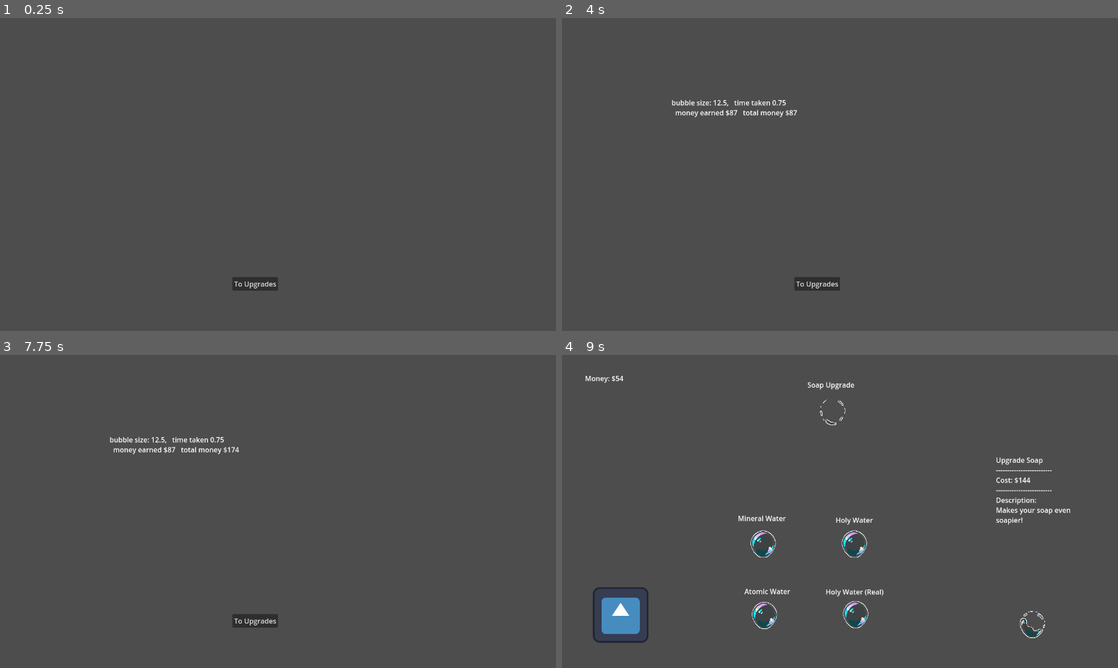
Above: before the commit, frames 1-4 (two rows, left to right).
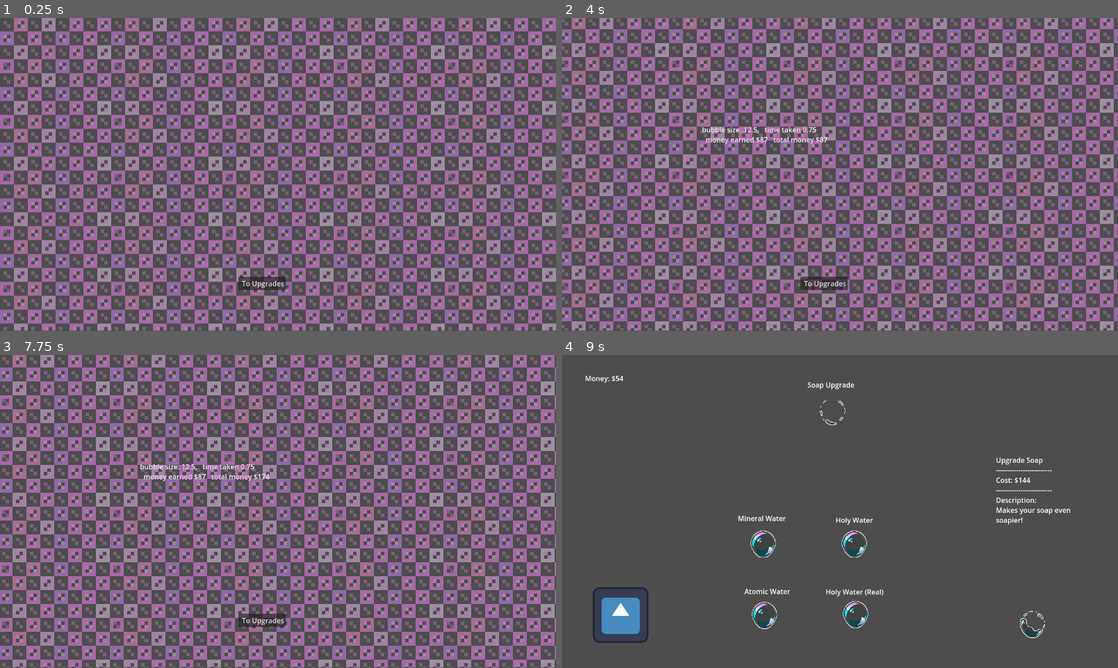
Above: after the commit, the same moments.

Repository: Topech/gamejam2025
Game: Godot game, scene res://round_scoreboard.tscn
Same seed, same stepped clock (60 frames per second), same inputs: the game is played once before the commit and once after it. This scene is started directly instead of the project's main scene. The engine's default icon, where the game draws it, is replaced by a stand-in: a white triangle on a blue panel in a dark square. Sound files missing from this copy of the repository are replaced by a short silence.
Inputs (mouse positions are in pixels of both pictures, inside the frame that each line leads up to):
- Up to frame 1 (0.25 s): no input
- Up to frame 2 (4 s): click "To Upgrades" at 0.5 s; click (623, 277) at 1.25 s; click "Blow" at 2 s; click "Stop" at 2.75 s; tap Enter at 3.5 s; move the mouse to (962, 158) at 3.52 s
- Up to frame 3 (7.75 s): click "To Upgrades" at 4.25 s; click (61, 614) at 5 s; click "Blow" at 5.75 s; click "Stop" at 6.5 s; move the mouse to (166, 527) at 7.27 s
- Up to frame 4 (9 s): click "To Upgrades" at 8 s; click (1034, 624) at 8.75 s

The runs differ from the first frame. In frame 1, 54% of the frame differs, in the area x 0-100%, y 0-100%; in frame 2, 50%; in frame 3, 50%; in frame 4, nothing differs.
Error in both runs: Invalid access to property or key 'time_taken' on a base object of type 'Nil'. (res://round_scoreboard.gd:17)

Commit message:
round scoreboard

Diff:
--- a/round_scoreboard.tscn
+++ b/round_scoreboard.tscn
@@ -1,6 +1,14 @@
-[gd_scene load_steps=2 format=3 uid="uid://otsn0t6n3dkd"]
+[gd_scene load_steps=6 format=3 uid="uid://mumw4l40dd53"]
 
 [ext_resource type="Script" path="res://round_scoreboard.gd" id="1_02xr5"]
+[ext_resource type="Shader" path="res://scroll.gdshader" id="2_fpbh5"]
+[ext_resource type="Texture2D" uid="uid://p66r43g3wipq" path="res://Assets/Backgrounds/MainMenu_8_Large_Transparent.png" id="3_hgspi"]
+
+[sub_resource type="ShaderMaterial" id="ShaderMaterial_onmkt"]
+resource_local_to_scene = true
+shader = ExtResource("2_fpbh5")
+
+[sub_resource type="ViewportTexture" id="ViewportTexture_qvtr6"]
 
 [node name="RoundScoreboard" type="Control"]
 layout_mode = 3
@@ -13,17 +21,31 @@
 
 [node name="RichTextLabel" type="RichTextLabel" parent="."]
 layout_mode = 0
-offset_left = 248.0
-offset_top = 183.0
-offset_right = 994.0
-offset_bottom = 538.0
+offset_left = 318.0
+offset_top = 245.0
+offset_right = 911.0
+offset_bottom = 379.0
+
+[node name="TextureRect" type="TextureRect" parent="."]
+material = SubResource("ShaderMaterial_onmkt")
+layout_mode = 1
+anchors_preset = 15
+anchor_right = 1.0
+anchor_bottom = 1.0
+offset_top = -1.0
+offset_bottom = -1.0
+grow_horizontal = 2
+grow_vertical = 2
+texture = ExtResource("3_hgspi")
+stretch_mode = 1
 
 [node name="NextButton" type="Button" parent="."]
 layout_mode = 0
-offset_left = 535.0
-offset_top = 596.0
-offset_right = 640.0
-offset_bottom = 627.0
+offset_left = 549.0
+offset_top = 595.0
+offset_right = 658.0
+offset_bottom = 626.0
 text = "To Upgrades"
+icon = SubResource("ViewportTexture_qvtr6")
 
 [connection signal="pressed" from="NextButton" to="." method="_on_next_button_pressed"]
